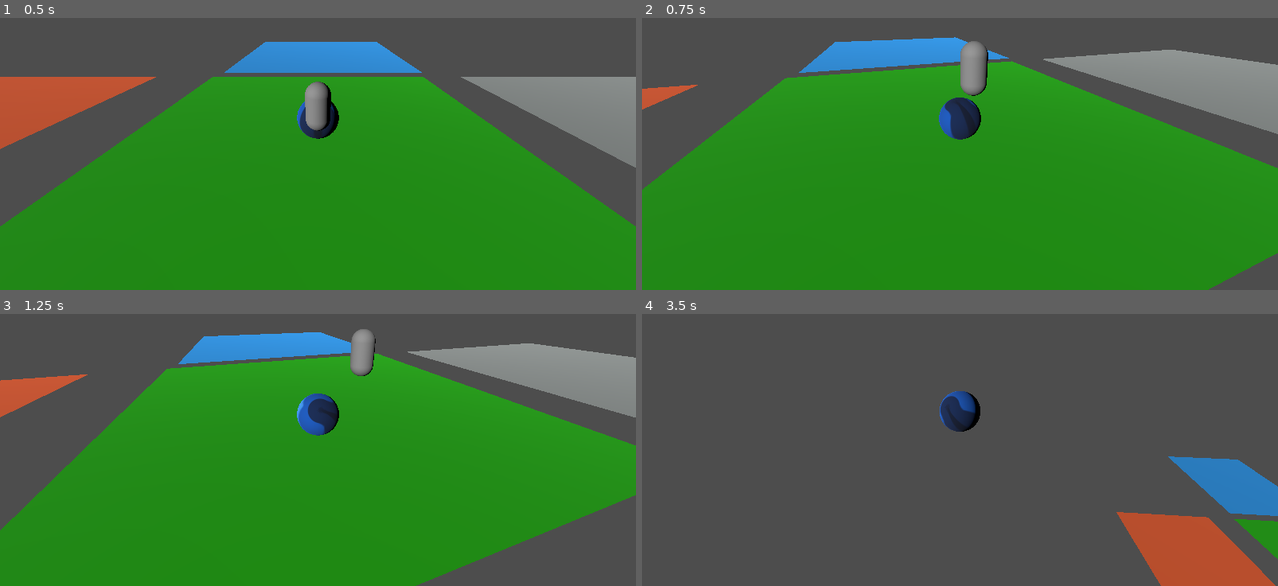
Above: before the commit, frames 1-4 (two rows, left to right).
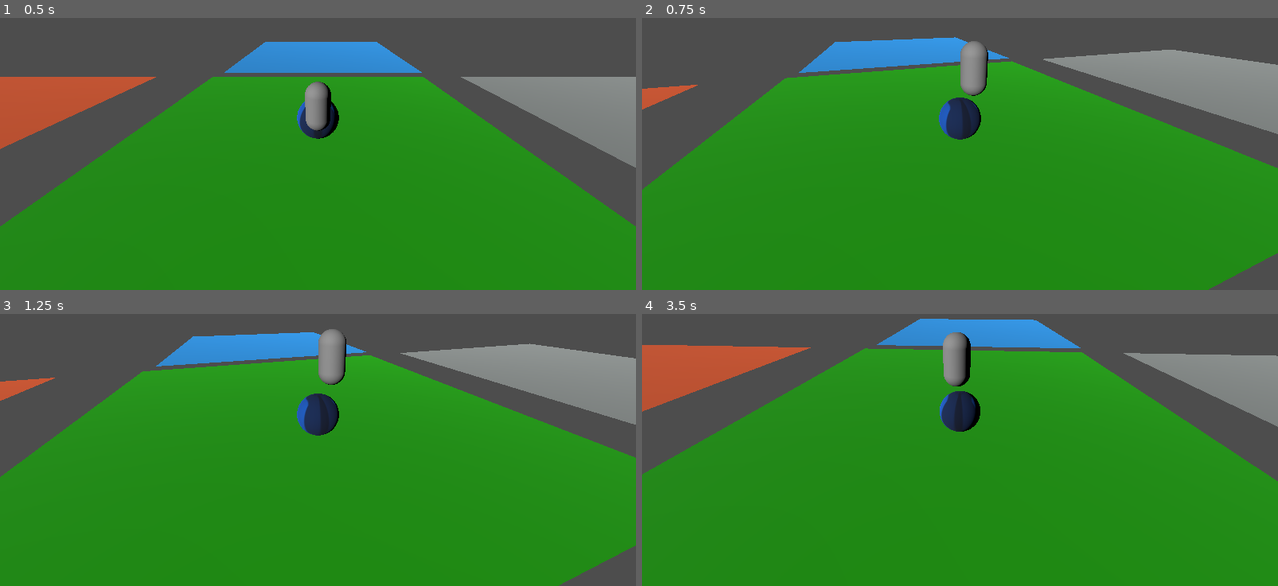
Above: after the commit, the same moments.

Repository: Altoc/serene_fanart_game
Game: Godot game, scene res://scenes/main.tscn
Same seed, same stepped clock (60 frames per second), same inputs: the game is played once before the commit and once after it. The engine's default icon, where the game draws it, is replaced by a stand-in: a white triangle on a blue panel in a dark square.
Inputs (mouse positions are in pixels of both pictures, inside the frame that each line leads up to):
- Up to frame 1 (0.5 s): no input
- Up to frame 2 (0.75 s): move the mouse to (991, 110) at 0.52 s; hold W (PlayerForward, bound only before the commit) from 0.53 s (still down)
- Up to frame 3 (1.25 s): keep holding W (PlayerForward, bound only before the commit)
- Up to frame 4 (3.5 s): keep holding W (PlayerForward, bound only before the commit); move the mouse to (928, 409) at 1.27 s; move the mouse to (972, 401) at 2.02 s; move the mouse to (953, 411) at 2.77 s

Frame 1 is identical in both runs. In frame 2, 0.1% of the frame differs, in the area x 47-53%, y 29-45%; in frame 3, 13%; in frame 4, 79%, in the area x 0-100%, y 1-100%.

Commit message:
add pausing

Diff:
--- a/project.godot
+++ b/project.godot
@@ -17,23 +17,18 @@
 
 [input]
 
-PlayerForward={
+forward_roll={
 "deadzone": 0.5,
-"events": [Object(InputEventKey,"resource_local_to_scene":false,"resource_name":"","device":-1,"window_id":0,"alt_pressed":false,"shift_pressed":false,"ctrl_pressed":false,"meta_pressed":false,"pressed":false,"keycode":0,"physical_keycode":87,"key_label":0,"unicode":119,"echo":false,"script":null)
+"events": [Object(InputEventMouseButton,"resource_local_to_scene":false,"resource_name":"","device":-1,"window_id":0,"alt_pressed":false,"shift_pressed":false,"ctrl_pressed":false,"meta_pressed":false,"button_mask":0,"position":Vector2(0, 0),"global_position":Vector2(0, 0),"factor":1.0,"button_index":1,"pressed":false,"double_click":false,"script":null)
 ]
 }
-PlayerBackward={
+super_spin={
 "deadzone": 0.5,
-"events": [Object(InputEventKey,"resource_local_to_scene":false,"resource_name":"","device":-1,"window_id":0,"alt_pressed":false,"shift_pressed":false,"ctrl_pressed":false,"meta_pressed":false,"pressed":false,"keycode":0,"physical_keycode":83,"key_label":0,"unicode":115,"echo":false,"script":null)
+"events": [Object(InputEventMouseButton,"resource_local_to_scene":false,"resource_name":"","device":-1,"window_id":0,"alt_pressed":false,"shift_pressed":false,"ctrl_pressed":false,"meta_pressed":false,"button_mask":0,"position":Vector2(0, 0),"global_position":Vector2(0, 0),"factor":1.0,"button_index":2,"pressed":false,"double_click":false,"script":null)
 ]
 }
-PlayerRight={
+pause_game={
 "deadzone": 0.5,
-"events": [Object(InputEventKey,"resource_local_to_scene":fa …(140 unchanged characters)… d":false,"keycode":0,"physical_keycode":68,"key_label":0,"unicode":100,"echo":false,"script":null)
+"events": [Object(InputEventKey,"resource_local_to_scene":fa …(140 unchanged characters)… d":false,"keycode":0,"physical_keycode":4194305,"key_label":0,"unicode":0,"echo":false,"script":null)
 ]
 }
-PlayerLeft={
-"deadzone": 0.5,
-"events": [Object(InputEventKey,"resource_local_to_scene":false,"resource_name":"","device":-1,"window_id":0,"alt_pressed":false,"shift_pressed":false,"ctrl_pressed":false,"meta_pressed":false,"pressed":false,"keycode":0,"physical_keycode":65,"key_label":0,"unicode":97,"echo":false,"script":null)
-]
-}
--- a/scenes/main.tscn
+++ b/scenes/main.tscn
@@ -8,22 +8,28 @@
 [ext_resource type="PackedScene" uid="uid://c4lkpgs5n4ah" path="res://scenes/player_body.tscn" id="6_hpqee"]
 
 [node name="Main" type="Node3D"]
+process_mode = 3
 script = ExtResource("1_r0f8h")
 
 [node name="SignalBus" type="Node" parent="."]
 script = ExtResource("1_f4a8i")
 
 [node name="DirectionalLight3D" type="DirectionalLight3D" parent="."]
+process_mode = 1
 transform = Transform3D(0.707107, 0.303058, -0.638871, 0, 0.9035, 0.428588, 0.707107, -0.303058, 0.638871, -41, 41.1755, 49.752)
 
 [node name="Terrain001" parent="." instance=ExtResource("1_vfeln")]
+process_mode = 1
 
 [node name="Camera" parent="." node_paths=PackedStringArray("player") instance=ExtResource("3_ksg2j")]
+process_mode = 1
 transform = Transform3D(1, 0, 0, 0, 1, 0, 0, 0, 1, 0, 4.14829, 4.36548)
 player = NodePath("../PlayerBall")
 
 [node name="PlayerBall" parent="." node_paths=PackedStringArray("myCamera") instance=ExtResource("2_f5acn")]
+process_mode = 1
 transform = Transform3D(1, 0, 0, 0, 1, 0, 0, 0, 1, 0, 4.14829, 4.36548)
 myCamera = NodePath("../Camera")
 
 [node name="PlayerBody" parent="." instance=ExtResource("6_hpqee")]
+process_mode = 1
--- a/scripts/main.gd
+++ b/scripts/main.gd
@@ -5,8 +5,18 @@
 @onready
 var currentGameMode = MOUSE_MODES.CAPTURED
 
+@onready
+var PAUSE_GAME = false
+
 func _ready():
 	setMouseMode(MOUSE_MODES.CAPTURED)
+
+func _input(event):
+	if(event.is_action_pressed("pause_game")):
+		if !PAUSE_GAME:
+			togglePauseGame(true)
+		else:
+			togglePauseGame(false)
 
 func setMouseMode(argMouseMode):
 	currentGameMode=argMouseMode
@@ -17,3 +27,12 @@
 			Input.set_mouse_mode(Input.MOUSE_MODE_CONFINED)
 		MOUSE_MODES.VISIBLE:
 			Input.set_mouse_mode(Input.MOUSE_MODE_VISIBLE)
+
+#argFlag - true = pause game, false = unpause game
+func togglePauseGame(argFlag):
+	get_tree().paused = argFlag
+	PAUSE_GAME = !PAUSE_GAME
+	if(argFlag):
+		setMouseMode(MOUSE_MODES.VISIBLE)
+	else:
+		setMouseMode(MOUSE_MODES.CAPTURED)
--- a/scripts/player.gd
+++ b/scripts/player.gd
@@ -3,14 +3,6 @@
 @onready
 var SIGNAL_BUS = get_node("/root/Main/SignalBus")
 
-var gravity = 50.0
-var movementSpeed = 0.0
-#factor by which movement speed increases
-var movementSpeedIncreaseFactor = 30.0
-#value read from algs
-var movementSpeedMax = 15.0
-#max running speed
-var runSpeedMax = 18.0
 var input = Vector3()
 var inputReceived = false
 var dirInput = Vector2()
@@ -28,7 +20,7 @@
 	handleInput(Input)
 	input = input.normalized()
 
-	##IPW TODO this is a mess and doesnt work
+
 
 	if (Input.get_action_strength("PlayerForward") > 0.0
 	|| Input.get_action_strength("PlayerRight") > 0.0
